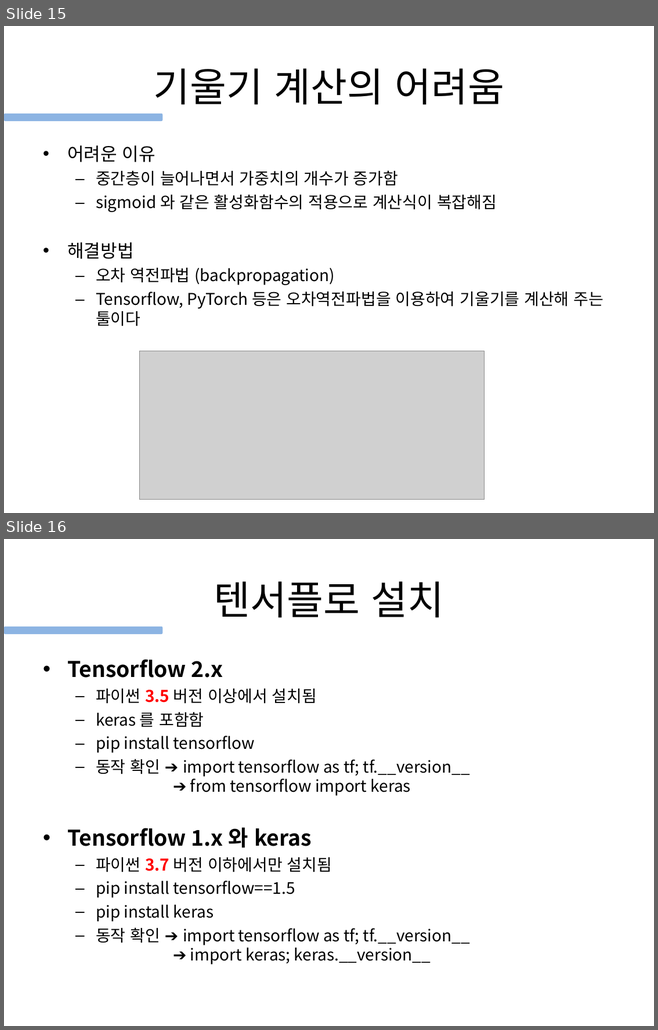
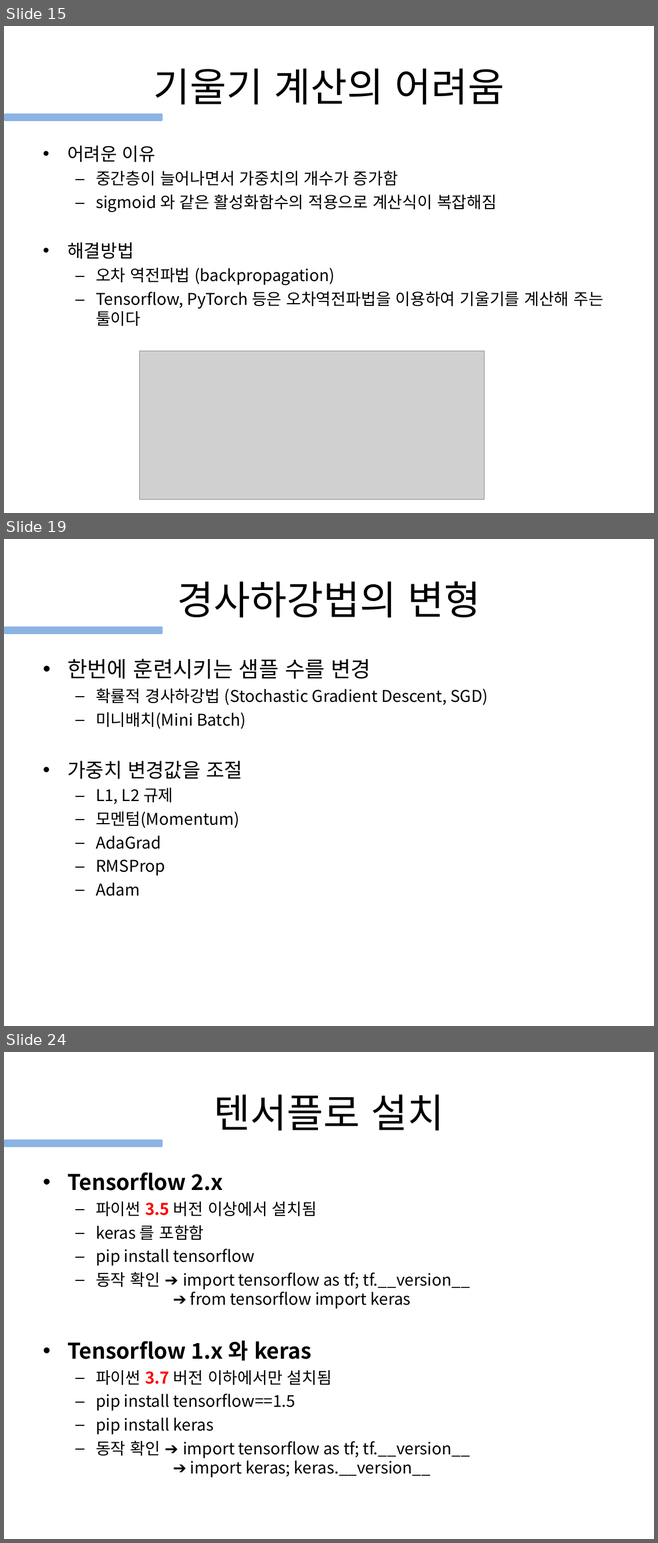
Before and after one commit to gubosd/lecture19, a slide deck: 20210705_4_신경망과딥러닝.ppt. Shown one above the other, each under a label of ours: slides 15 and 16 before the commit, slides 15, 19 and 24 after it; the slides between them are not shown. The pictures are 658x1030 and 658x1543 pixels, drawn with LibreOffice and Linux fonts; fonts in the diff are those of the drawing; grey boxes stand for pictures. Boxes give left, top, right and bottom in pixels: in the first picture for what was removed or moved away, otherwise in the second. Text is boxed around its words. In the diff, an @@ line names an element or a change of style, - is before the commit and + after.

```diff
--- a/20210705_4_신경망과딥러닝.ppt
+++ b/20210705_4_신경망과딥러닝.ppt
@@ slide 19 added at (4,539,654,1026), background #FFFFFF @@
@@ title added at (177,581,480,618), 44 pt, text #000000 @@
+경사하강법의 변형
@@ rounded rectangle added at (4,627,162,635), fill #8CB4E3 @@
@@ text added at (67,658,488,896), 18 pt, text #000000 @@
+• 한번에 훈련시키는 샘플 수를 변경
+  – 확률적 경사하강법 (Stochastic Gradient Descent, SGD)
+  – 미니배치(Mini Batch)
+• 가중치 변경값을 조절
+  – L1, L2 규제
+  – 모멘텀(Momentum)
+  – AdaGrad
+  – RMSProp
+  – Adam
@@ what was slide 16 is now slide 24 @@
```
Also in this commit, not shown: 1 slide changed, 7 other slides added.
